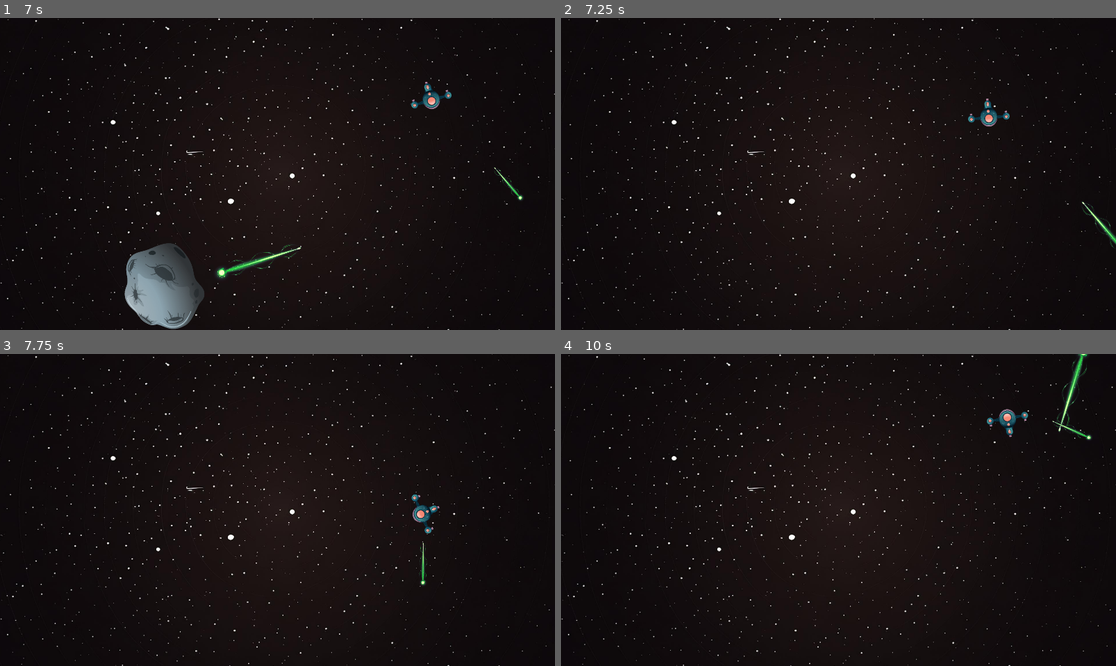
Above: before the commit, frames 1-4 (two rows, left to right).
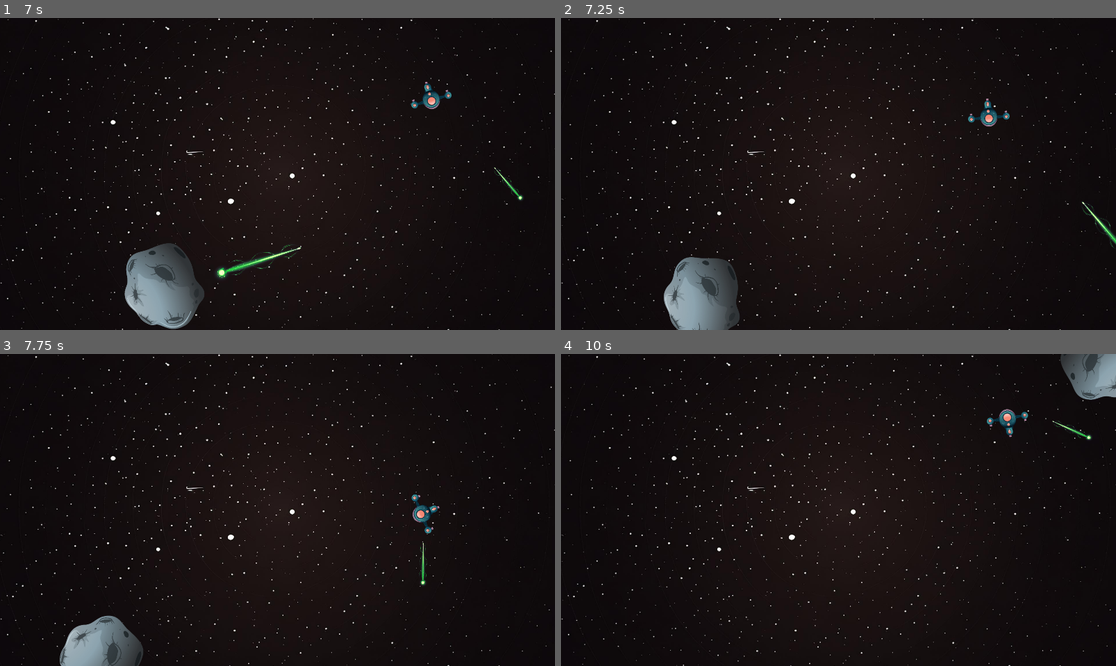
Above: after the commit, the same moments.

Repository: AbdulqadirQ/astroclone
Game: Godot game, scene res://scenes/level.tscn
The game is run twice, just before and just after one commit, with the same random seed, the same clock (stepped at 60 frames per second) and the same inputs.
Inputs (mouse positions are in pixels of both pictures, inside the frame that each line leads up to):
- Up to frame 1 (7 s): move the mouse to (399, 158) at 0.52 s; hold D (right) 0.53-1.28 s; click (399, 158) at 0.6 s; move the mouse to (166, 189) at 1.27 s; hold A (left) 1.28-2.03 s; click (166, 189) at 1.35 s; move the mouse to (333, 105) at 2.02 s; hold D (right) 2.03-2.78 s; click (333, 105) at 2.1 s; move the mouse to (249, 236) at 2.77 s; hold W (forward) 2.78-3.53 s; click (249, 236) at 2.85 s; move the mouse to (444, 220) at 3.52 s; hold A (left) 3.53-5.78 s; click (444, 220) at 3.6 s; move the mouse to (111, 127) at 4.27 s; click (111, 127) at 4.35 s; move the mouse to (305, 174) at 5.02 s; click (305, 174) at 5.1 s; move the mouse to (194, 96) at 5.77 s; hold D (right) 5.78-6.53 s; click (194, 96) at 5.85 s; move the mouse to (399, 158) at 6.52 s; hold W (forward) from 6.53 s (still down); click (399, 158) at 6.6 s
- Up to frame 2 (7.25 s): keep holding W (forward)
- Up to frame 3 (7.75 s): move the mouse to (166, 525) at 7.27 s; release W (forward) at 7.28 s; hold D (right) from 7.28 s (still down); click (166, 525) at 7.35 s
- Up to frame 4 (10 s): move the mouse to (894, 441) at 8.02 s; release D (right) at 8.03 s; hold A (left) 8.03-9.53 s; click (894, 441) at 8.1 s; move the mouse to (810, 572) at 8.77 s; click (810, 572) at 8.85 s; move the mouse to (1005, 556) at 9.52 s; hold W (forward) from 9.53 s (still down); click (1005, 556) at 9.6 s

Frame 1 is identical in both runs. In frame 2, 2.7% of the frame differs, in the area x 18-33%, y 76-100%; in frame 3, 1.8%; in frame 4, 1.3%.

Commit message:
Remove laser and meteor once health reaches 0

Diff:
--- a/scripts/big_meteor_1.gd
+++ b/scripts/big_meteor_1.gd
@@ -1,13 +1,13 @@
 extends StaticBody2D
 
 const SIZE_DAMAGE_MODIFIER := 3
+
+var direction_x: float
+var direction_y: float
+var health := 25
+var rotation_speed: int
 var screen_size: Vector2
 var speed: int
-var rotation_speed: int
-var direction_x: float
-var direction_y: float
-
-signal collision
 
 func _ready():
 	screen_size = get_viewport_rect().size
@@ -27,6 +27,10 @@
 	position += Vector2(direction_x, direction_y) * speed * delta
 	rotation_degrees += rotation_speed * delta
 	screen_wrap()
+	if(health <= 0):
+		print(health)
+		# get rid of meteor
+		queue_free()
 
 func screen_wrap():
 	position.x = wrapf(position.x, -150, screen_size.x+150)
@@ -34,5 +38,7 @@
 
 
 func _on_area_2d_area_entered(area):
+	# get rid of laser
+	health -= area.LASER_DAMAGE
 	area.queue_free()
-	queue_free()
+	print(health)
--- a/scripts/laser.gd
+++ b/scripts/laser.gd
@@ -1,5 +1,6 @@
 extends Area2D
 
+const LASER_DAMAGE = 5
 const OUT_OF_BOUNDS_BUFFER = 500
 
 @export var speed := 800
